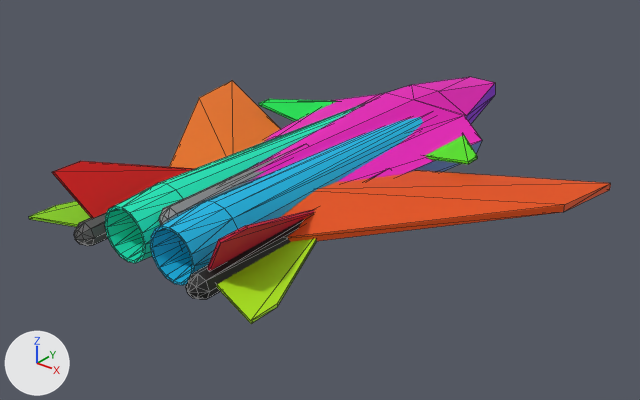
What one commit did to the OBJ model models/a3.obj.
Camera for both pictures: a camera (50 mm lens) standing at (0.71, -0.843, 0.508) and looking at (-0.005, 0.052, -0.046). Every picture has the same lights, and +X, +Y and +Z are marked at lower left. Mesh edges are drawn as thin lines. Where no turn or scale is listed for an object, it has been applied to the vertices. Vertices at the same position are counted once.

The first picture shows 'hull'.
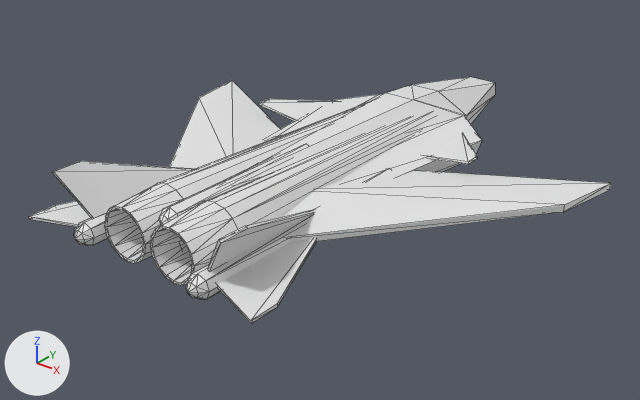
Location of each change, (x1, y1, x2, y2) in pixels of the pictures (640 x 400 px):
part 1 of me_hull, recoloured (red to grey)
    both: (207, 209, 315, 271)
part 2 of me_hull, recoloured (cyan to white)
    both: (105, 103, 365, 263)
part 3 of me_hull, recoloured (grey to white)
    both: (159, 150, 292, 225)
part 4 of me_hull, recoloured (cyan to white)
    both: (150, 117, 423, 285)
part 5 of me_hull, recoloured (orange to white)
    both: (169, 81, 281, 169)
part 6 of me_hull, recoloured (blue to grey)
    both: (404, 116, 482, 174)
part 7 of me_hull, recoloured (green to white)
    both: (259, 99, 337, 121)
part 8 of me_hull, recoloured (orange to white)
    both: (281, 170, 611, 242)
part 9 of me_hull, recoloured (red to grey)
    both: (52, 161, 193, 218)
part 10 of me_hull, recoloured
    both: (186, 174, 378, 299)
part 11 of me_hull, recoloured (green to white)
    both: (425, 135, 477, 164)
part 12 of me_hull, recoloured (green to white)
    both: (217, 239, 317, 324)
part 13 of me_hull, recoloured (purple to grey)
    both: (466, 83, 495, 124)
part 14 of me_hull, recoloured (green to white)
    both: (29, 201, 91, 227)
part 15 of me_hull, recoloured (pink to white)
    both: (248, 77, 495, 182)
part 16 of me_hull, recoloured
    both: (74, 212, 108, 246)

The change, as a diff of the scene's bpy script:
```diff
--- a/models/a3.obj.py
+++ b/models/a3.obj.py
@@ me_hull @@
 me_hull.from_pydata(...)  # 362 vertices, 598 faces; spans x -0.346..0.344, y -0.3..0.505, z -0.02..0.081
 # used by ob_hull; location = (0.0, 0.0, 0.0)
-me_hull.materials.append(mat_hull_bottom)  # pink #e76faa
-me_hull.materials.append(mat_hull_back)  # purple #b186e7
-me_hull.materials.append(mat_material_004)  # grey #bababa
-me_hull.materials.append(mat_hull_left)  # purple #3c00e7
+# me_hull part 1: all 10 faces that had it switch from mat_stabilizer_right (pink #d10039) to no material
+# me_hull part 2: all 144 faces that had it switch from mat_engine_left (cyan #00e7b8) to no material
+# me_hull part 3: all 40 faces that had it switch from mat_material_003 (grey #898989) to no material
+# me_hull part 4: all 144 faces that had it switch from mat_engine_right (cyan #00b8e7) to no material
+# me_hull part 5: all 12 faces that had it switch from mat_wing_left (orange #e76f00) to no material
+# me_hull part 6: all 7 faces that had it switch from mat_hull_right (blue #6a8bd1) to no material
+# me_hull part 7: all 10 faces that had it switch from mat_small_wing_fron_left (green #00e750) to no material
+# me_hull part 8: all 12 faces that had it switch from mat_wing_right (orange #e75000) to no material
+# me_hull part 9: all 10 faces that had it switch from mat_stabilizer_left (red #e70000) to no material
+# me_hull part 10: all 40 faces that had it switch from mat_material_001 (black #141414) to no material
+# me_hull part 11: all 10 faces that had it switch from mat_small_wing_front_right (green #50e700) to no material
+# me_hull part 12: all 10 faces that had it switch from mat_small_wing_back_right (green #aae700) to no material
+# me_hull part 13: all 8 faces that had it switch from mat_hull_front (purple #8400d1) to no material
+# me_hull part 14: all 10 faces that had it switch from mat_small_wing_back_left (green #86d100) to no material
+# me_hull part 15: all 19 faces that had it switch from mat_hull_top (pink #e700b8) to no material
+# me_hull part 16: all 40 faces that had it switch from mat_material_002 (dark grey #575757) to no material
```
